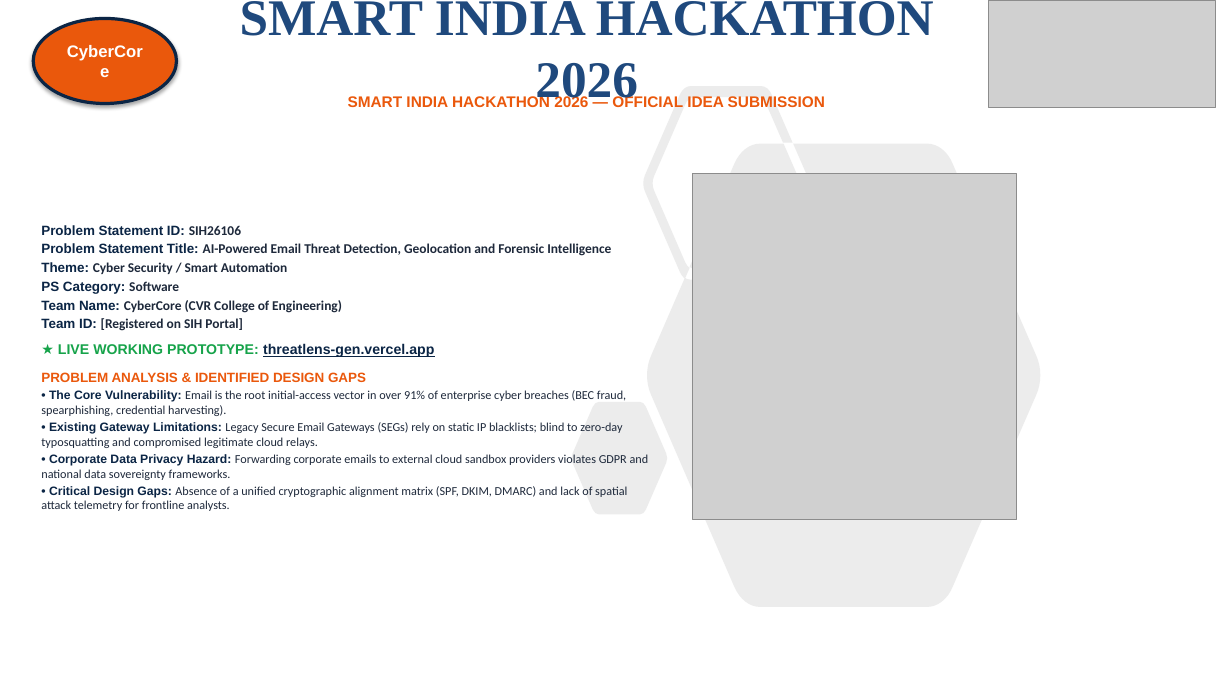
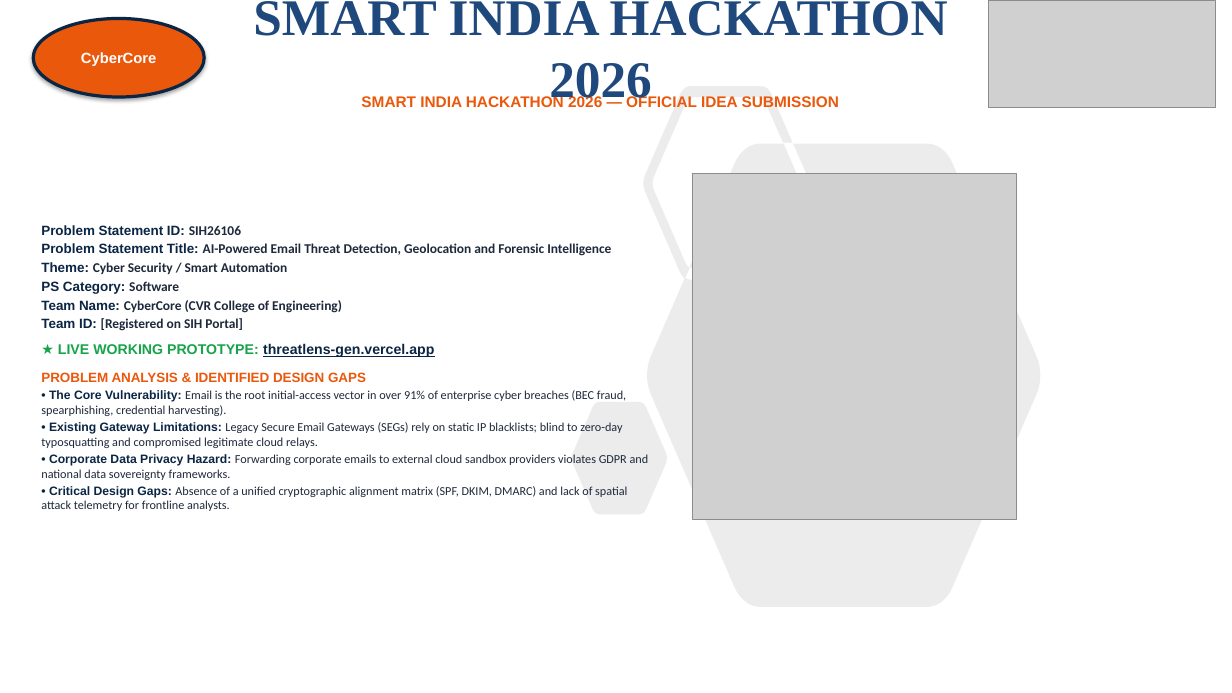
Before and after one commit to viswakpullepu/threatlens, a slide deck: slide 1 of SIH2026_ThreatLens_AI_Official_Submission.pptx. Drawn at 1232x693 pixels with LibreOffice and Linux fonts; fonts in the diff are those of the drawing; grey boxes stand for pictures. Boxes give left, top, right and bottom in pixels: in the first picture for what was removed or moved away, otherwise in the second. Text is boxed around its words. In the diff, an @@ line names an element or a change of style, - is before the commit and + after.

Commit message:
fix(ppt): prevent word-wrap on CyberCore oval badge across all slides

```diff
--- a/SIH2026_ThreatLens_AI_Official_Submission.pptx
+++ b/SIH2026_ThreatLens_AI_Official_Submission.pptx
@@ ellipse "CyberCore": place and size @@
-ellipse "CyberCore" at [33,18,177,104]
+ellipse "CyberCore" at [33,18,204,97]
@@ ellipse "CyberCore" at [33,18,204,97]: size 13 to 11.5 pt @@
@@ title "SMART INDIA HACKATHON 2026": place and size @@
-title "SMART INDIA HACKATHON 2026" at [240,1,934,107]
+title "SMART INDIA HACKATHON 2026" at [253,1,948,107]
@@ subtitle "SMART INDIA HACKATHON 2026 — ...": place and size @@
-subtitle "SMART INDIA HACKATHON 2026 — ..." at [348,95,825,107]
+subtitle "SMART INDIA HACKATHON 2026 — ..." at [361,95,839,107]
```
Also in this commit, not shown: 5 other slides changed, 1 other file.
